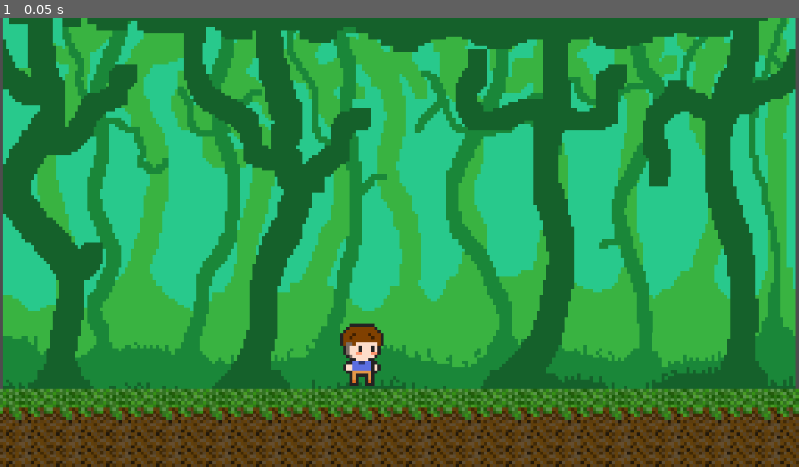
Above: before the commit, frame 1.
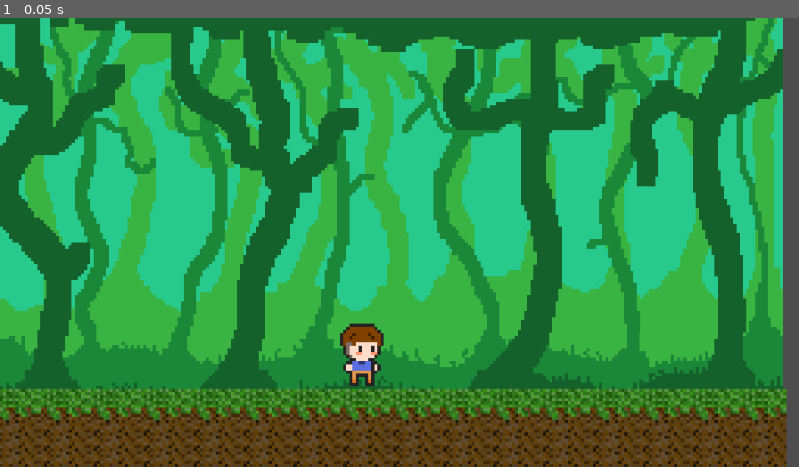
Above: after the commit, the same moment.

Repository: crackanimador/Videojuego
Game: Godot game, scene res://bosque.tscn
The game is run twice, just before and just after one commit, with the same random seed, the same clock (stepped at 60 frames per second) and the same inputs.
Inputs:
- Up to frame 1 (0.05 s): no input

The runs differ from the first frame. In frame 1, 47% of the frame differs, in the area x 0-100%, y 0-100%.

Commit message:
Update bosque.tscn

Diff:
--- a/bosque.tscn
+++ b/bosque.tscn
@@ -8,12 +8,19 @@
 [sub_resource type="TileSetAtlasSource" id="TileSetAtlasSource_u2ogf"]
 texture = ExtResource("2_liwyt")
 0:0/0 = 0
+0:0/0/physics_layer_0/linear_velocity = Vector2(0, 0)
+0:0/0/physics_layer_0/angular_velocity = 0.0
+0:0/0/physics_layer_0/polygon_0/points = PackedVector2Array(-8, -8, 8, -8, 8, 8, -8, 8)
 
 [sub_resource type="TileSetAtlasSource" id="TileSetAtlasSource_5w47t"]
 texture = ExtResource("3_exxlu")
 0:0/0 = 0
+0:0/0/physics_layer_0/linear_velocity = Vector2(0, 0)
+0:0/0/physics_layer_0/angular_velocity = 0.0
+0:0/0/physics_layer_0/polygon_0/points = PackedVector2Array(-8, -8, 8, -8, 8, 8, -8, 8)
 
 [sub_resource type="TileSet" id="TileSet_dicnx"]
+physics_layer_0/collision_layer = 1
 sources/0 = SubResource("TileSetAtlasSource_u2ogf")
 sources/2 = SubResource("TileSetAtlasSource_5w47t")
 
@@ -28,7 +35,7 @@
 layer_0/tile_data = PackedInt32Array(327672, 0, 0, 327673, 0, 0, 327674, 0, 0, 327675, 0, 0, 327676, 0, 0, 327677, 0, 0 …(365 unchanged characters)…
 
 [node name="Player" parent="." instance=ExtResource("4_sxdhu")]
-position = Vector2(-10, 54)
+position = Vector2(-6, 54)
 
 [node name="Camera2D" type="Camera2D" parent="Player"]
 position = Vector2(10, -37)
